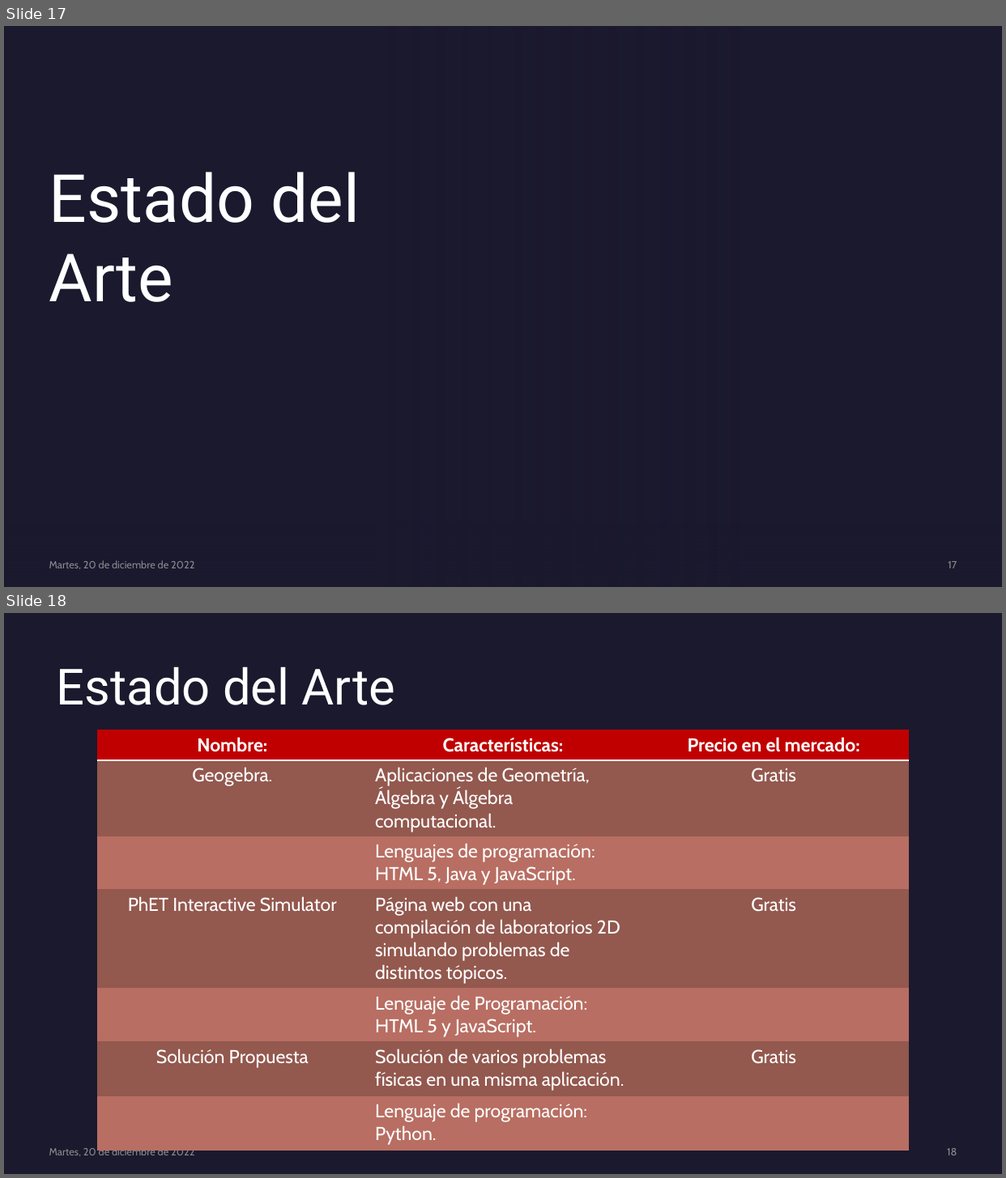
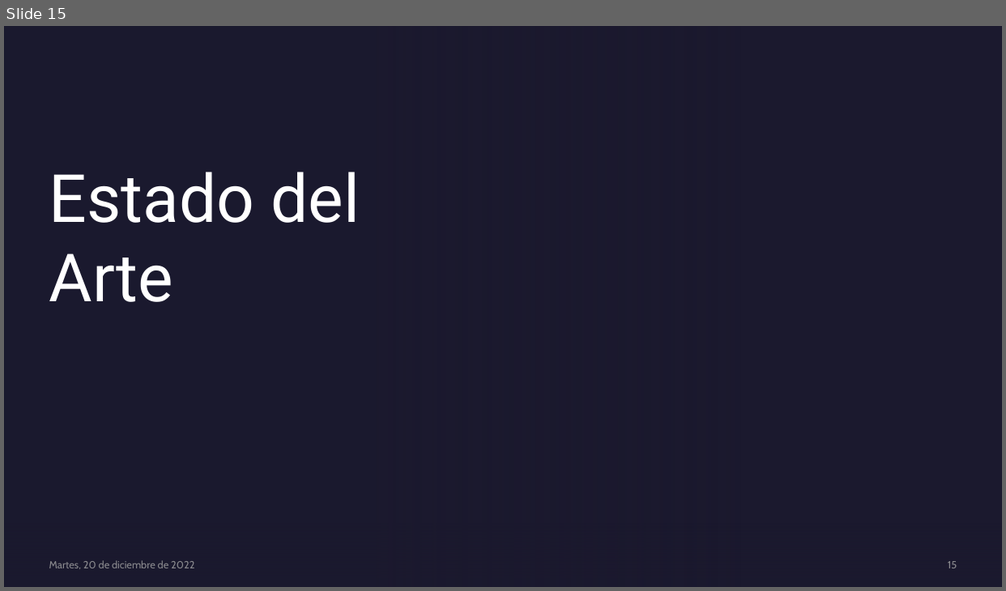
Before and after one commit to genzo-fz/TT_SSIG-3D, a slide deck: SSIG-3D.pptx. Shown one above the other, each under a label of ours: slides 17 and 18 before the commit, slide 15 after it. The pictures are 1006x1178 and 1006x591 pixels, drawn with LibreOffice and Linux fonts; fonts in the diff are those of the drawing; background and template pictures are left out. Boxes give left, top, right and bottom in pixels: in the first picture for what was removed or moved away, otherwise in the second. Text is boxed around its words. In the diff, an @@ line names an element or a change of style, - is before the commit and + after.

```diff
--- a/SSIG-3D.pptx
+++ b/SSIG-3D.pptx
@@ slide 18 removed at box(4, 613, 1002, 1174), background #1B192E @@
@@ text removed at box(57, 666, 395, 705) @@
-Estado del Arte
@@ table removed at box(97, 730, 910, 1148), 7 rows, 3 columns @@
-Nombre: | Características: | Precio en el mercado:
-Geogebra. | Aplicaciones de Geometría, Álgebra y Álgebra computacional. | Gratis
- | Lenguajes de programación: HTML 5, Java y JavaScript. | 
-PhET Interactive Simulator | Página web con una compilación de laboratorios 2D simulando problemas de distintos tópicos. | Gratis
- | Lenguaje de Programación: HTML 5 y JavaScript. | 
-Solución Propuesta | Solución de varios problemas físicas en una misma aplicación. | Gratis
- | Lenguaje de programación: Python. | 
@@ text removed at box(49, 1147, 194, 1159) @@
-Martes, 20 de diciembre de 2022
@@ page number removed at box(947, 1148, 957, 1156) @@
-18
@@ what was slide 17 is now slide 15 @@
@@ page number at box(948, 561, 957, 569): text changed @@
-17
+15
```
Also in this commit, not shown: 5 slides changed, 5 slides added, 5 other slides removed.
